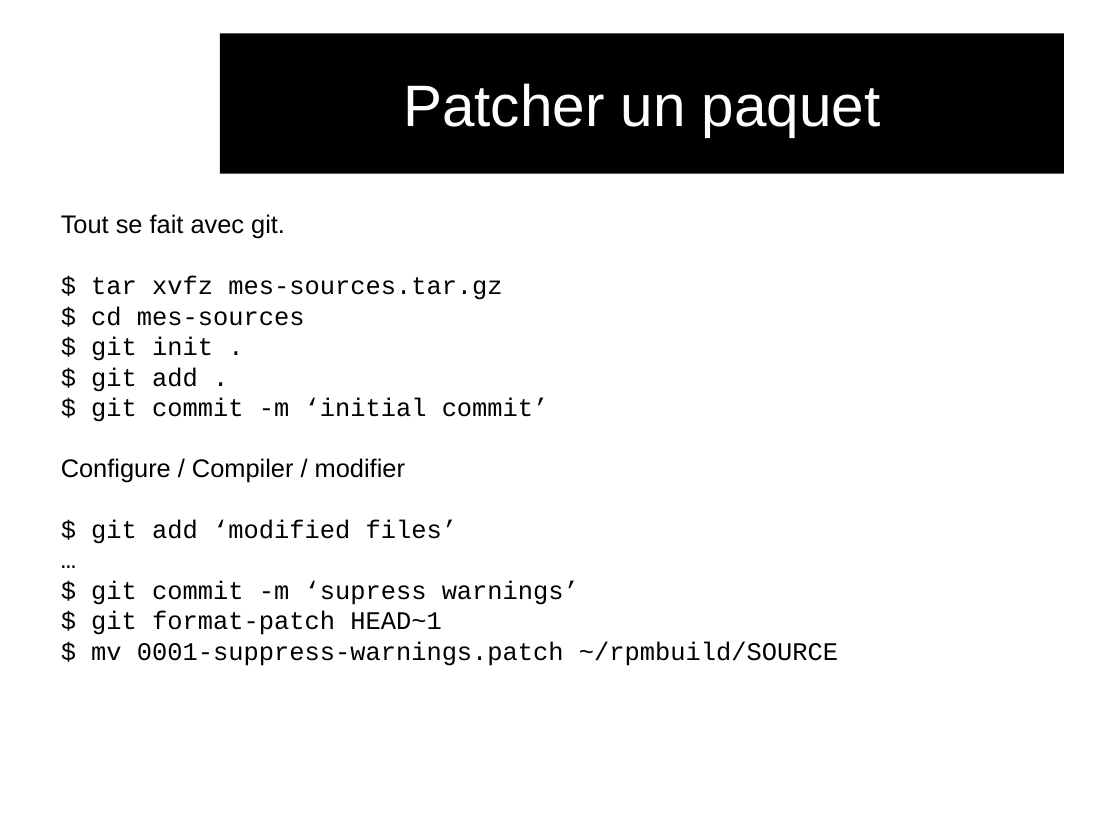
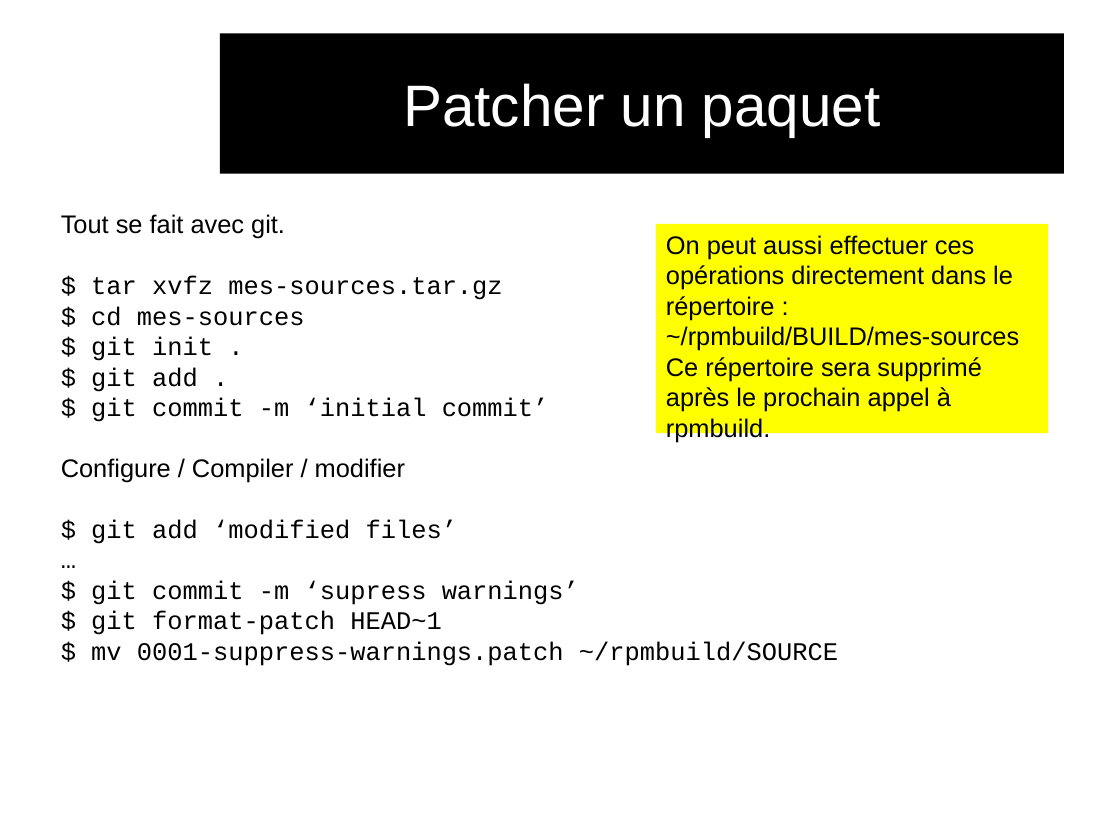
Before and after one commit to audinux/audinux.github.io, a slide deck: slide 23 of workshop/rpm/rpm.odp (slide 22 before the commit). Drawn at 1120x840 pixels with LibreOffice and Linux fonts; fonts in the diff are those of the drawing; background and template pictures are left out. Boxes give left, top, right and bottom in pixels: in the first picture for what was removed or moved away, otherwise in the second. Text is boxed around its words. In the diff, an @@ line names an element or a change of style, - is before the commit and + after.

```diff
--- a/workshop/rpm/rpm.odp
+++ b/workshop/rpm/rpm.odp
@@ rectangle added at [657, 224, 1049, 433], fill #FFFF00, 18 pt, text #000000 @@
+On peut aussi effectuer ces opérations directement dans le répertoire :
+~/rpmbuild/BUILD/mes-sources
+Ce répertoire sera supprimé après le prochain appel à rpmbuild.
```
Also in this commit, not shown: 10 other slides changed, 1 slide added, 2 other files.
